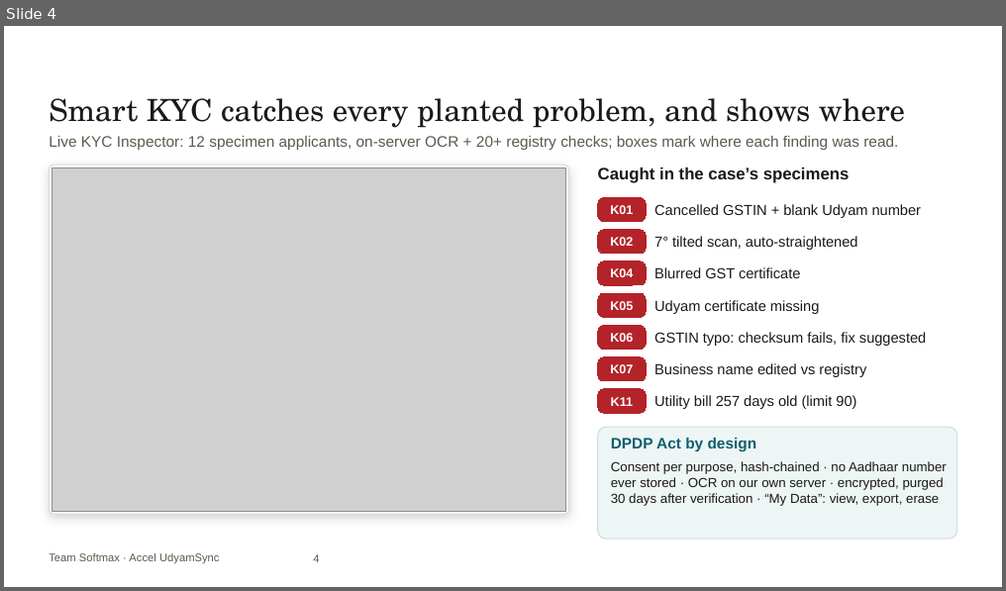
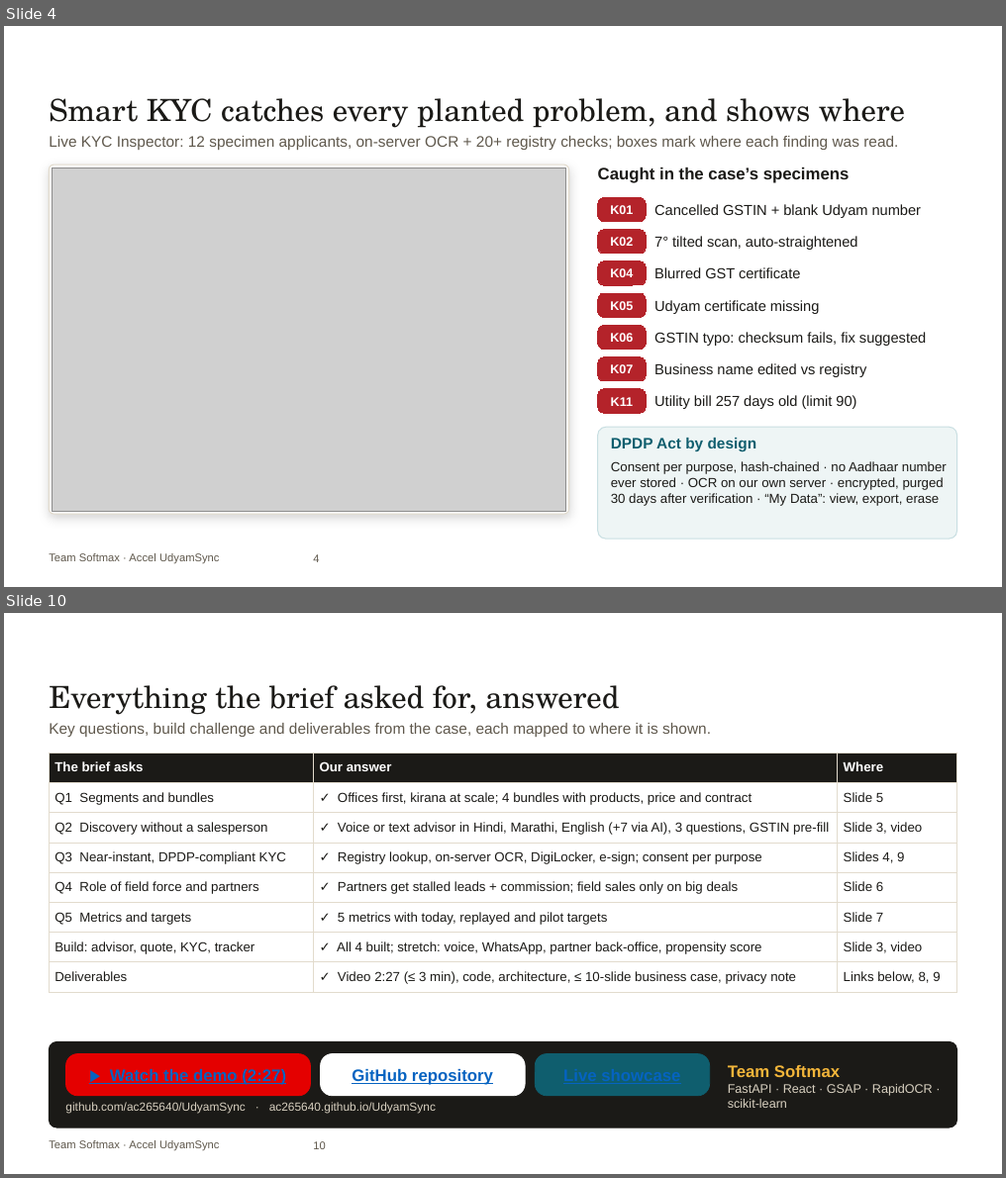
Before and after one commit to ac265640/UdyamSync, a slide deck: submission/UdyamSync_Submission.pptx. Shown one above the other, each under a label of ours: slide 4 before the commit, slides 4 and 10 after it; the slides between them are not shown. The pictures are 1006x591 and 1006x1178 pixels, drawn with LibreOffice and Linux fonts; fonts in the diff are those of the drawing; grey boxes stand for pictures; background and template pictures are left out. Boxes give left, top, right and bottom in pixels: in the first picture for what was removed or moved away, otherwise in the second. Text is boxed around its words. In the diff, an @@ line names an element or a change of style, - is before the commit and + after.

```diff
--- a/submission/UdyamSync_Submission.pptx
+++ b/submission/UdyamSync_Submission.pptx
@@ slide 10 added at [4, 613, 1002, 1174], background picture (left out); not listed: 1 template element that a slide beside it also shows @@
@@ text added at [49, 685, 619, 715], 22 pt, text #1B1A17 @@
+Everything the brief asked for, answered
@@ text added at [49, 723, 711, 737], 11 pt, text #5F584C @@
+Key questions, build challenge and deliverables from the case, each mapped to where it is shown.
@@ table added at [49, 753, 957, 988], 8 rows, 3 columns @@
+The brief asks | Our answer | Where
+Q1 Segments and bundles | ✓ Offices first, kirana at scale; 4 bundles with products, price and contract | Slide 5
+Q2 Discovery without a salesperson | ✓ Voice or text advisor in Hindi, Marathi, English (+7 via AI), 3 questions, GSTIN pre-fill | Slide 3, video
+Q3 Near-instant, DPDP-compliant KYC | ✓ Registry lookup, on-server OCR, DigiLocker, e-sign; consent per purpose | Slides 4, 9
+Q4 Role of field force and partners | ✓ Partners get stalled leads + commission; field sales only on big deals | Slide 6
+Q5 Metrics and targets | ✓ 5 metrics with today, replayed and pilot targets | Slide 7
+Build: advisor, quote, KYC, tracker | ✓ All 4 built; stretch: voice, WhatsApp, partner back-office, propensity score | Slide 3, video
+Deliverables | ✓ Video 2:27 (≤ 3 min), code, architecture, ≤ 10-slide business case, privacy note | Links below, 8, 9
@@ rounded rectangle added at [49, 1042, 957, 1128], fill #1B1A17, outline #1B1A17 0.75 pt @@
@@ rounded rectangle added at [65, 1055, 310, 1096], fill #E40000, outline #E40000 0.5 pt, 12 pt, text #0563C1, bold, underline @@
+▶ Watch the demo (2:27)
@@ rounded rectangle added at [321, 1055, 525, 1096], fill #FFFFFF, outline #FFFFFF 0.5 pt, 12 pt, text #0563C1, bold, underline @@
+GitHub repository
@@ rounded rectangle added at [535, 1055, 710, 1096], fill #0F5E6E, outline #0F5E6E 0.5 pt, 12 pt, text #0563C1, bold, underline @@
+Live showcase
@@ text added at [728, 1065, 933, 1108], 9 pt, text #D8D0C0 @@
+Team Softmax
+FastAPI · React · GSAP · RapidOCR · scikit-learn
@@ text added at [65, 1102, 436, 1114], 8.5 pt, text #D8D0C0 @@
+github.com/ac265640/UdyamSync · ac265640.github.io/UdyamSync
@@ page number added at [313, 1142, 325, 1150], 8 pt, text #5F584C @@
+10
```
Also in this commit, not shown: 4 slides changed, 3 other slides added, 1 slide removed, 3 other files.
